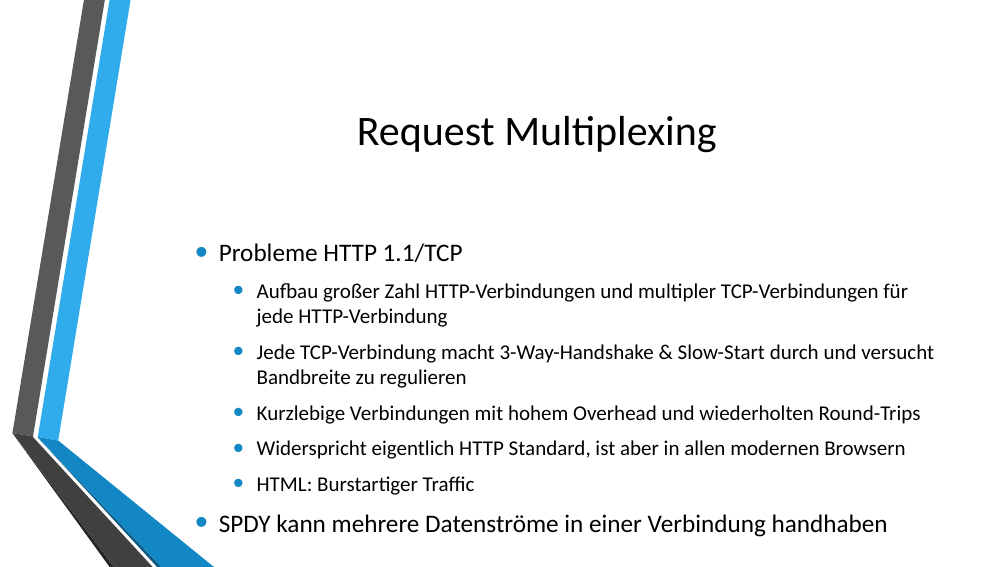
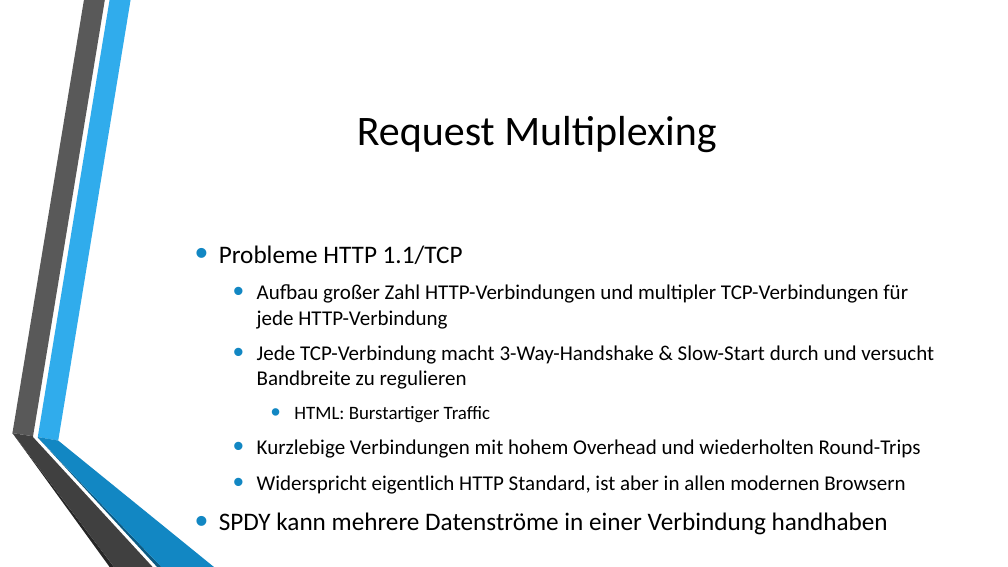
Before and after one commit to autarchprinceps/Reactive-Load-Generator, a slide deck: slide 7 of research/Präsentation.pptx. Drawn at 1008x567 pixels with LibreOffice and Linux fonts; fonts in the diff are those of the drawing; background and template pictures are left out. Boxes give left, top, right and bottom in pixels: in the first picture for what was removed or moved away, otherwise in the second. Text is boxed around its words. In the diff, an @@ line names an element or a change of style, - is before the commit and + after.

```diff
--- a/research/Präsentation.pptx
+++ b/research/Präsentation.pptx
@@ text at (294, 406, 490, 423): paragraph added @@
+    • HTML: Burstartiger Traffic
@@ text at (257, 476, 475, 495): paragraph removed @@
-  • HTML: Burstartiger Traffic
```
Also in this commit, not shown: 7 other slides changed, 1 slide added, 1 other file.
